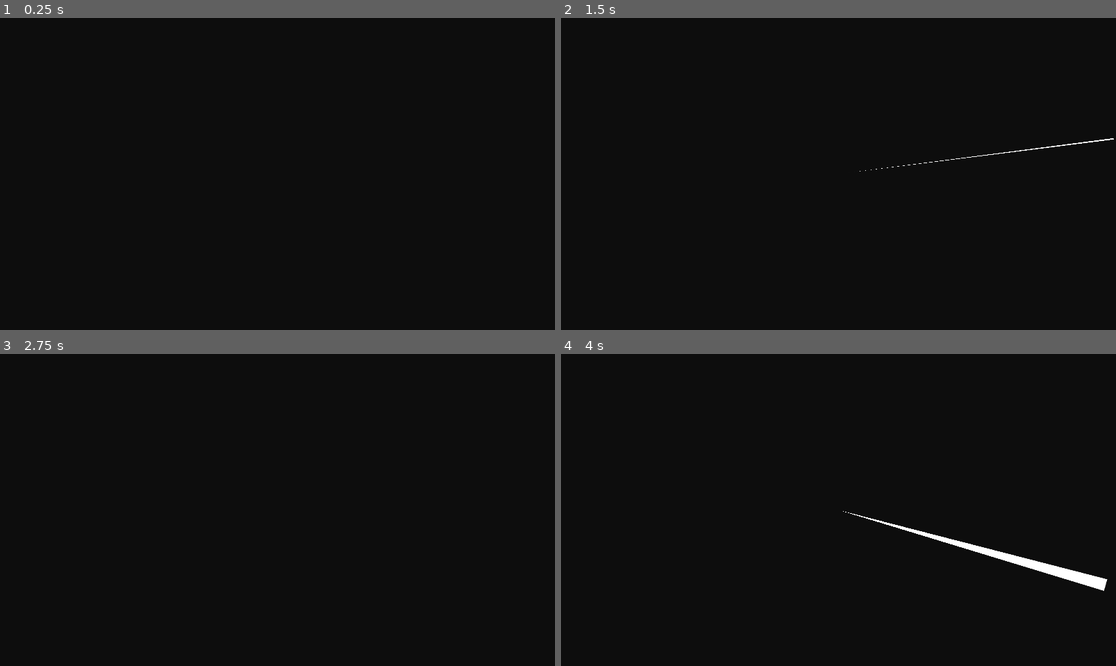
Above: before the commit, frames 1-4 (two rows, left to right).
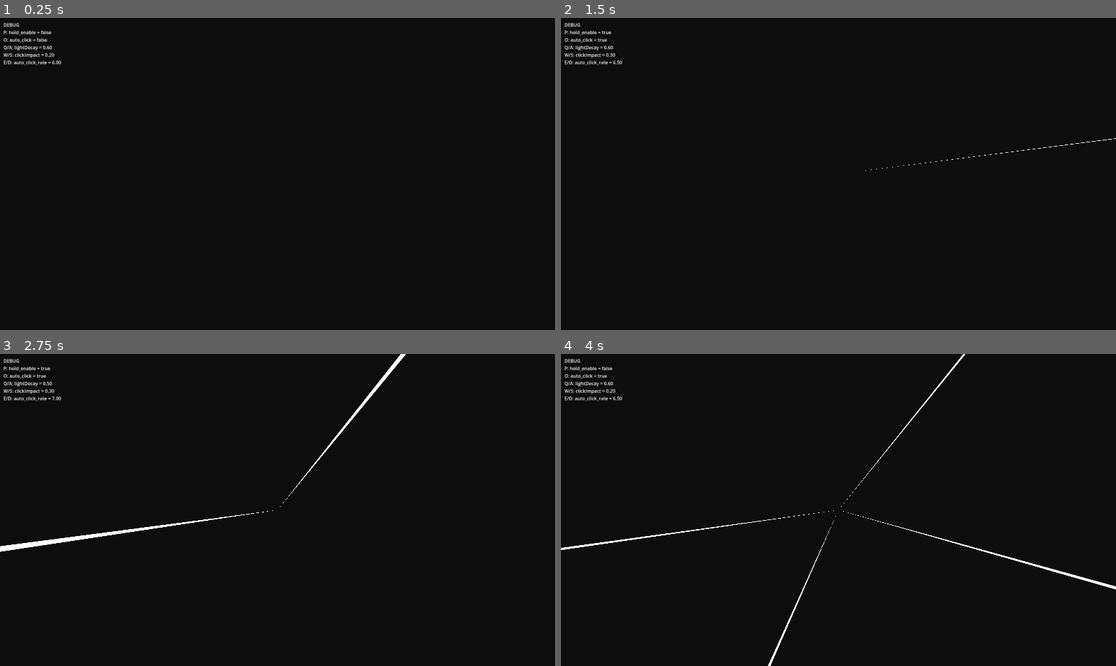
Above: after the commit, the same moments.

Repository: amirblum/OrHaolam-JLM2025
Game: Godot game, scene res://scenes/main/Main.tscn
Two runs of this game, one before a commit and one after it. Both use one fixed random seed, a clock stepped at 60 frames per second and the inputs below.
Inputs (mouse positions are in pixels of both pictures, inside the frame that each line leads up to):
- Up to frame 1 (0.25 s): no input
- Up to frame 2 (1.5 s): tap Enter at 0.5 s; move the mouse to (960, 158) at 0.52 s; hold D 0.53-1.28 s; tap P at 0.6 s; click (960, 158) at 0.67 s; tap Space at 0.77 s; move the mouse to (727, 189) at 1.27 s; hold S from 1.28 s (still down); tap O at 1.35 s
- Up to frame 3 (2.75 s): tap Space at 1.52 s; move the mouse to (333, 441) at 2.02 s; release S at 2.03 s; hold D from 2.03 s (still down); tap Q at 2.1 s
- Up to frame 4 (4 s): move the mouse to (810, 572) at 2.77 s; release D at 2.78 s; hold W 2.78-3.53 s; tap E at 2.85 s; click (810, 572) at 2.92 s; tap Space at 3.02, 3.77 s; move the mouse to (1005, 556) at 3.52 s; hold A from 3.53 s (still down); tap P at 3.6 s

The runs differ from the first frame. In frame 1, 0.4% of the frame differs, in the area x 0-12%, y 1-16%; in frame 2, 0.5%; in frame 3, 1.1%; in frame 4, 1.7%, in the area x 0-100%, y 0-100%.

Commit message:
light decay fix
light decay now effects all Beams

rates start really weak

Beams are  1200 radius to cover all screen angles

Diff:
--- a/project.godot
+++ b/project.godot
@@ -20,6 +20,7 @@
 window/size/viewport_width=1920
 window/size/viewport_height=1080
 window/size/mode=3
+window/size/initial_screen=1
 window/size/resizable=false
 window/size/borderless=true
 
--- a/scenes/DEBUG/Debug.gd
+++ b/scenes/DEBUG/Debug.gd
@@ -1,8 +1,8 @@
 extends Node2D
 
-@export var light_decay_step: float = 0.5
-@export var click_impact_step: float = 0.5
-@export var auto_click_rate_step: float = 1.0
+@export var light_decay_step: float = 0.1
+@export var click_impact_step: float = 0.1
+@export var auto_click_rate_step: float = 0.5
 
 var player: Node = null
 
--- a/scenes/cone/Cone.gd
+++ b/scenes/cone/Cone.gd
@@ -5,7 +5,7 @@
 var radius: float = 50
 var angle_spread_rad: float = PI / 4.0
 var direction_rad: float = 0.0
-var duration: float = 2.0
+var duration: float = 2.0 # fallback decay rate (deg/sec) if no master is found
 
 # When the cone "expires", it shrinks its angle over time instead of disappearing.
 # `duration` is treated as a shrink rate in degrees per second.
@@ -70,13 +70,32 @@
 	# Trigger a redraw immediately after setup
 	queue_redraw()
 
+func _get_master_light_decay_deg() -> float:
+	# Cones are instanced under Player/Beams, so Player is the parent of our parent.
+	# If that structure changes, we fall back to our local `duration`.
+	var beams_parent := get_parent()
+	if beams_parent == null:
+		return duration
+	var player := beams_parent.get_parent()
+	if player == null:
+		return duration
+	if not is_instance_valid(player):
+		return duration
+
+	# `Player.gd` exposes `lightDecay` (deg/sec).
+	var v: Variant = player.get("lightDecay")
+	if typeof(v) == TYPE_INT or typeof(v) == TYPE_FLOAT:
+		return float(v)
+	return duration
+
 func _process(delta: float) -> void:
-	# Shrink the cone's angle by `duration` degrees per second.
-	if duration <= 0.0:
-		queue_free()
+	# Shrink the cone's angle by master `lightDecay` (deg/sec).
+	# This allows debug/upgrades to affect all existing cones.
+	var decay_deg := _get_master_light_decay_deg()
+	if decay_deg <= 0.0:
 		return
 
-	angle_spread_rad = maxf(0.0, angle_spread_rad - deg_to_rad(duration) * delta)
+	angle_spread_rad = maxf(0.0, angle_spread_rad - deg_to_rad(decay_deg) * delta)
 	queue_redraw()
 
 	if angle_spread_rad <= _MIN_ANGLE_RAD:
--- a/scenes/main/Main.tscn
+++ b/scenes/main/Main.tscn
@@ -5,11 +5,12 @@
 
 [node name="Main" type="Node2D"]
 script = ExtResource("1_main")
+DEBUG = true
 
 [node name="Player" parent="." instance=ExtResource("2_player")]
-clickImpact = 2.0
+clickImpact = 0.2
 minClickDist = 4.0
-lightDecay = 7.0
+lightDecay = 0.6
 auto_click_rate = 6.0
 
 [node name="Beams" type="Node2D" parent="Player"]
--- a/scenes/player/Player.gd
+++ b/scenes/player/Player.gd
@@ -1,7 +1,7 @@
 extends Node2D
 
 # Constants for cone behavior
-@export var coneRadius: float = 960.0
+@export var coneRadius: float = 1200.0
 @export var clickImpact: float = 4.5 # Degrees, PRD `clickImpact`
 @export var minClickDist: float = 2.0 # Minimum distance from center to register a click
 @export var lightDecay: float = 5.0 # Deg/sec, PRD `lightDecay`
